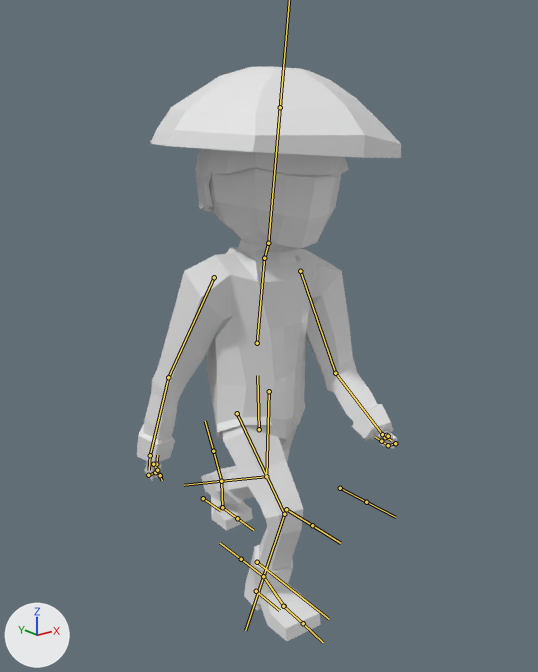
The FBX model Map/Assets/Models/Yamato_civil/yamato_civil.fbx: old version first, new version second.
Both versions are drawn from a 50 mm camera at (-11.84, -15.17, 13.25) aimed at (0.25, -0.06, 7.21). Lighting does not change. The marker at lower left points along +X, +Y and +Z. Both versions are drawn at frame 24 of the action 'Armature|Walk'; the numbers are the values there. The bones that bend it are drawn over the model as lines.

Names of what the first picture shows: 'Yamato'.
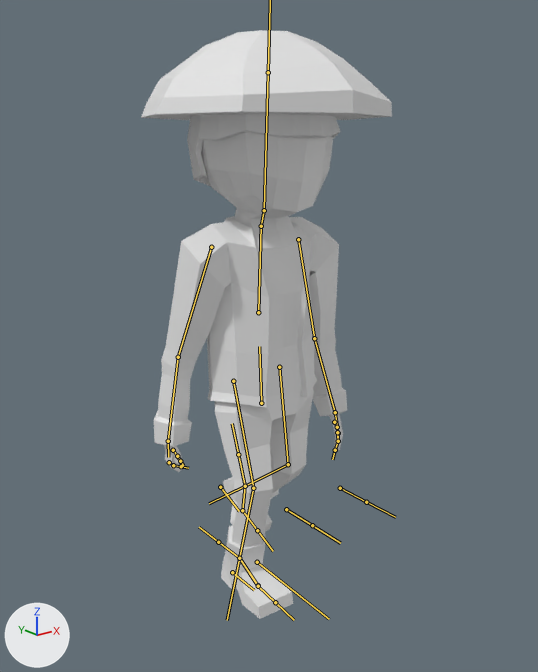
Pixel boxes [x1, y1, x2, y2] of what changed, in the pictures (538 x 672 px):
'Yamato', posed: before [137, 67, 401, 641]; after [141, 30, 392, 619]
bone 'abdomen', root to tip: before (259, 429) to (257, 375); after (261, 403) to (259, 346)
bone 'pecho', root to tip: before (257, 343) to (264, 257); after (258, 312) to (261, 225)
bone 'brazo_L', root to tip: before (300, 271) to (335, 373); after (298, 239) to (314, 338)
bone 'antebrazo_L', root to tip: before (335, 373) to (382, 434); after (314, 338) to (335, 412)
bone 'mano_L', root to tip: before (382, 434) to (392, 441); after (335, 412) to (337, 427)
bone 'dedos_mano_L', root to tip: before (395, 443) to (388, 445); after (338, 433) to (338, 441)
bone 'dedos_mano2_L', root to tip: before (388, 445) to (381, 441); after (338, 441) to (335, 450)
bone 'brazo_R', root to tip: before (214, 277) to (168, 377); after (211, 247) to (178, 357)
bone 'dedos_mano_R', root to tip: before (148, 475) to (155, 472); after (169, 462) to (173, 465)
bone 'dedos_mano2_R', root to tip: before (155, 472) to (156, 464); after (173, 465) to (181, 466)
bone 'femur_L', root to tip: before (269, 391) to (266, 476); after (279, 367) to (288, 464)
bone 'tibia_L', root to tip: before (266, 476) to (221, 481); after (288, 464) to (245, 486)
bone 'femur_R', root to tip: before (237, 413) to (284, 514); after (233, 381) to (253, 488)
bone 'tibia_R', root to tip: before (284, 514) to (263, 576); after (253, 488) to (239, 558)
bone 'pie_L_control', root to tip: before (203, 498) to (221, 511); after (220, 487) to (239, 511)
bone 'pie_L', root to tip: before (221, 481) to (222, 507); after (245, 486) to (242, 510)
bone 'dedos_pie_L', root to tip: before (222, 507) to (237, 518); after (242, 510) to (257, 530)
bone 'pie_R_control', root to tip: before (256, 591) to (279, 610); after (232, 572) to (254, 590)

The change in detail:
Bone 'abdomen' (bone_abdomen) moves from (0.0, -1.02, -0.03) to (0.04, -0.24, 0.08).
Bone 'abdomen' (bone_abdomen) turns from (-1, 21, 4) to (0, 4, 1) degrees about its own x, y and z.
Bone 'pecho' (bone_pecho) turns from (-1, -21, 6) to (2, -4, 3) degrees about its own x, y and z.
Bone 'brazo_L' (bone_brazo_l) turns from (-25, -10, -18) to (-24, 2, -2) degrees about its own x, y and z.
Bone 'antebrazo_L' (bone_antebrazo_l) turns from (0, 5, -17) to (-6, 3, 8) degrees about its own x, y and z.
Bone 'mano_L' (bone_mano_l) turns from (19, 6, -23) to (3, 0, -3) degrees about its own x, y and z.
Bone 'dedos_mano_L' (bone_dedos_mano_l) turns from (41, 9, -10) to (-33, 11, 11) degrees about its own x, y and z.
Bone 'dedos_mano2_L' (bone_dedos_mano2_l) turns from (71, 16, -7) to (0, 0, 0) degrees about its own x, y and z.
Bone 'brazo_R' (bone_brazo_r) turns from (-20, -10, -12) to (-21, -7, -7) degrees about its own x, y and z.
Bone 'dedos_mano_R' (bone_dedos_mano_r) turns from (41, -9, 10) to (0, 0, 0) degrees about its own x, y and z.
Bone 'dedos_mano2_R' (bone_dedos_mano2_r) turns from (71, -16, 7) to (0, 0, 0) degrees about its own x, y and z.
Bone 'femur_L' (bone_femur_l) turns from (-5, 19, 1) to (6, 4, -1) degrees about its own x, y and z.
Bone 'tibia_L' (bone_tibia_l) turns from (53, 0, 0) to (56, 0, 0) degrees about its own x, y and z.
Bone 'femur_R' (bone_femur_r) turns from (46, 23, -2) to (18, 7, -2) degrees about its own x, y and z.
Bone 'tibia_R' (bone_tibia_r) turns from (62, 0, 0) to (29, 0, 0) degrees about its own x, y and z.
Bone 'pie_L_control' (bone_pie_l_control) moves from (-0.05, -3.78, -0.01) to (-0.04, -2.71, 0.91).
Bone 'pie_L_control' (bone_pie_l_control) turns from (0, 0, 0) to (-28, -1, 4) degrees about its own x, y and z.
Bone 'pie_L' (bone_pie_l) moves from (0.0, 0.53, 0.87) to (0.05, 0.28, 0.68).
Bone 'pie_L' (bone_pie_l) turns from (-63, 0, 0) to (-44, 1, 3) degrees about its own x, y and z.
Bone 'dedos_pie_L' (bone_dedos_pie_l) turns from (63, -2, -1) to (44, -1, -4) degrees about its own x, y and z.
Bone 'pie_R_control' (bone_pie_r_control) moves from (-0.02, 1.49, 0.01) to (-0.01, 0.37, 0.0).
